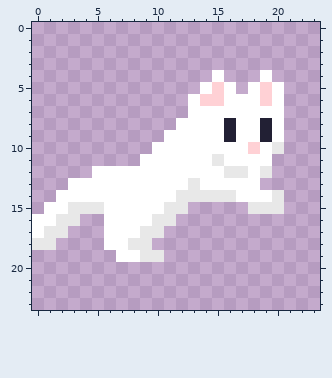
Pixel-art sprite: Assets/Sprites/cat/jumping/jumping2.png. This is how it looked before the edit.
The file is 24x24 pixels.
New version:
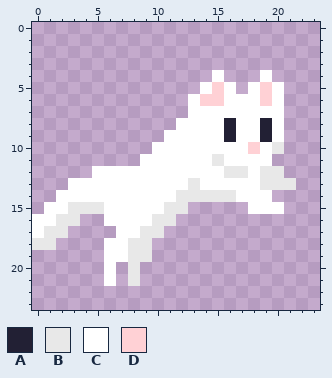
Palette (. is transparent): A #222034  B #e8e8e8  C #ffffff  D #ffd1d5
From old to new:
@@ x 0..23 @@
 11 .........CCCCCCBCCCC....
-12 .....CCCCCCCCCCCBBCB....
-13 ...CCCCCCCCCCBCCCCC.....
-14 ..CCCCCCCCCCBBBBBCCCB...
-15 .CCBBBCCCCCBB.....BBB...
+12 .....CCCCCCCCCCCBBCBB...
+13 ...CCCCCCCCCCBCCCCCBBB..
+14 ..CCCCCCCCCCBBBBBCCC....
+15 .CCBBBCCCCCBB.....CCC...
 16 CCBB..CCCCBB............
-17 CBB...CCCBB.............
+17 CBB....CCBB.............
 18 BB....CCBB..............
-19 .......CCBB.............
-20 ........................
-21 ........................
+19 ......CCBB..............
+20 ......C.B...............
+21 ......C.B...............
 22 ........................
Changed places in both pictures, as pixel boxes (x1, y1, x2, y2):
changed: (248, 166, 296, 214)
changed: (104, 226, 164, 286)
